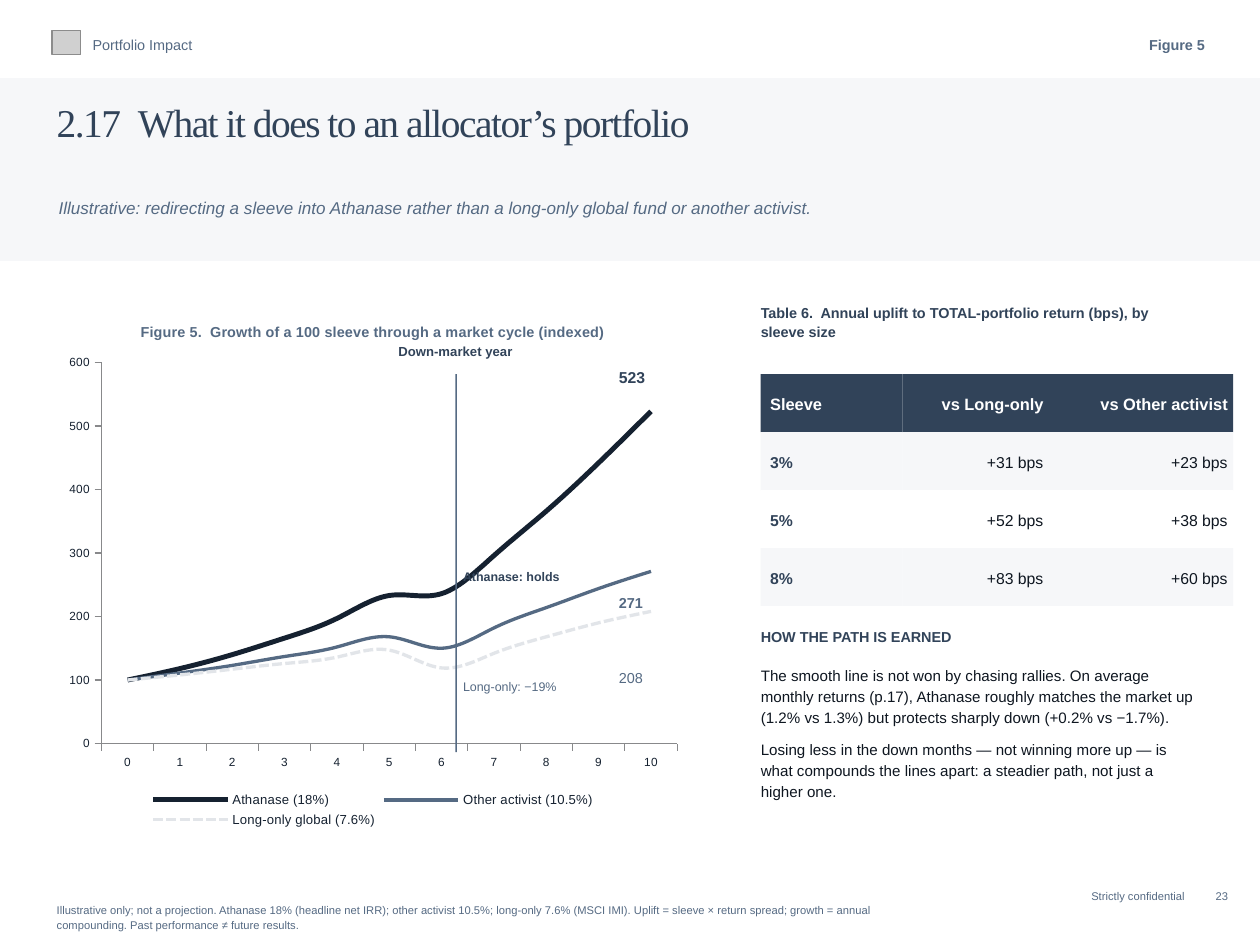
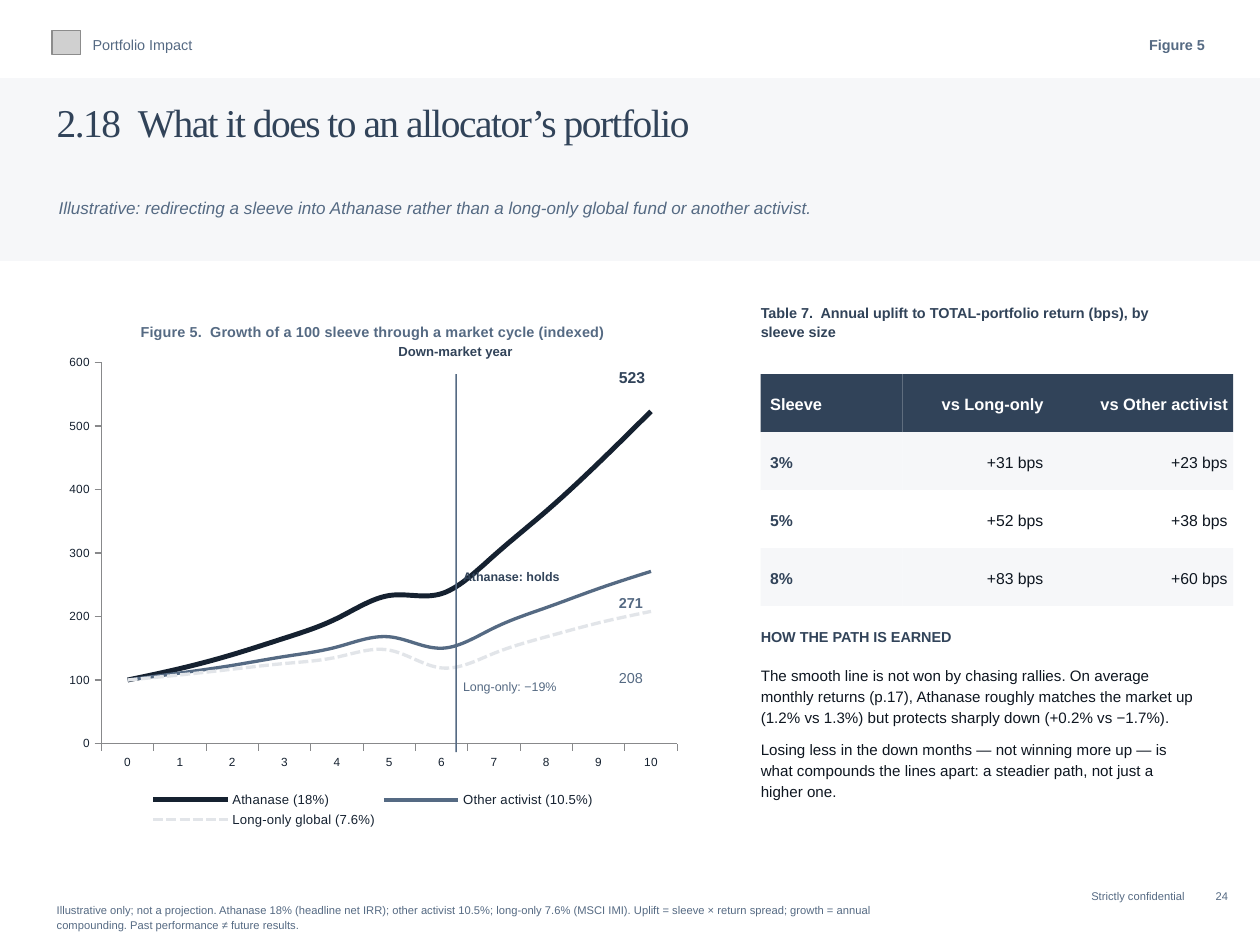
Before and after one commit to charette-lab/Claude, a slide deck: slide 27 of Athanase_Engaged_Ownership_Allocator_Deck.pptx (slide 26 before the commit). Drawn at 1260x945 pixels with LibreOffice and Linux fonts; fonts in the diff are those of the drawing; grey boxes stand for pictures. Boxes give left, top, right and bottom in pixels: in the first picture for what was removed or moved away, otherwise in the second. Text is boxed around its words. In the diff, an @@ line names an element or a change of style, - is before the commit and + after.

```diff
--- a/Athanase_Engaged_Ownership_Allocator_Deck.pptx
+++ b/Athanase_Engaged_Ownership_Allocator_Deck.pptx
@@ text at (x1=57, y1=109, x2=690, y2=145): text changed @@
-2.17 What it does to an allocator’s portfolio
+2.18 What it does to an allocator’s portfolio
@@ text at (x1=761, y1=307, x2=1149, y2=337): text changed @@
-Table 6. Annual uplift to TOTAL-portfolio return (bps), by sleeve size
+Table 7. Annual uplift to TOTAL-portfolio return (bps), by sleeve size
@@ text at (x1=1091, y1=892, x2=1228, y2=903): text changed @@
-Strictly confidential 23
+Strictly confidential 24
```
Also in this commit, not shown: 15 other slides changed, 1 slide added, 1 other file.
